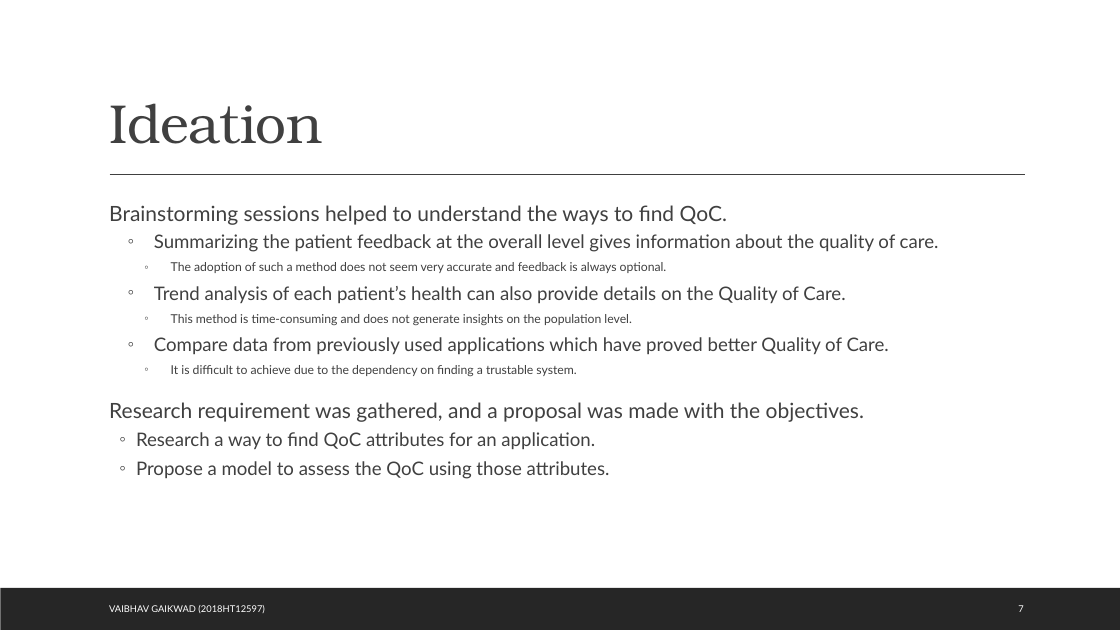
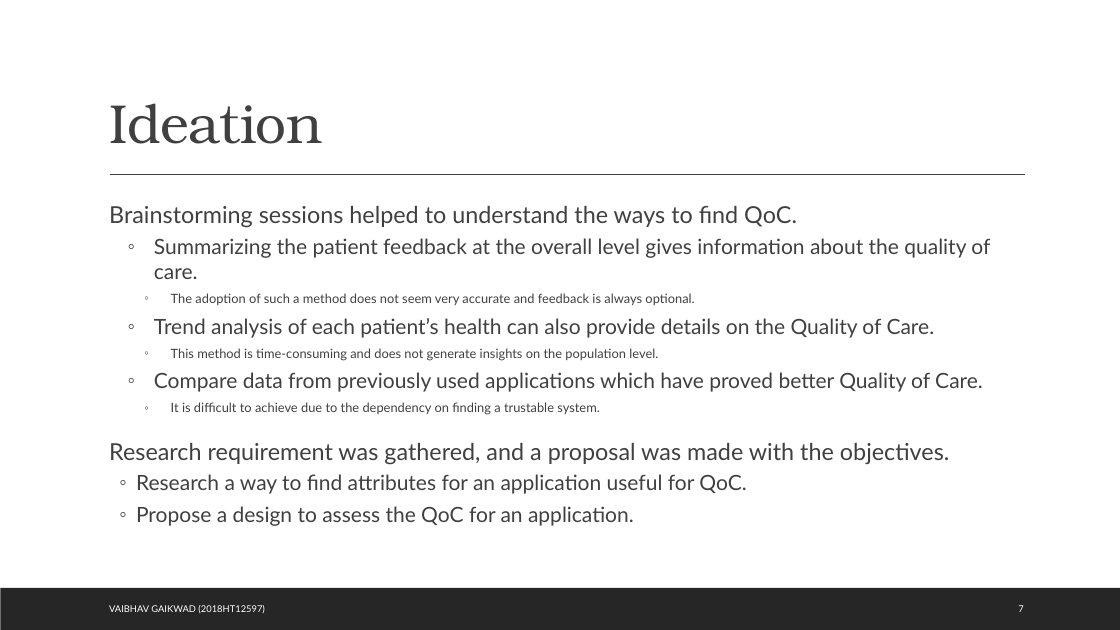
Before and after one commit to 767267/bits2018ht12597, a slide deck: slide 7 of docs/Quality of Care.pptx. Drawn at 1120x630 pixels with LibreOffice and Linux fonts; fonts in the diff are those of the drawing. Boxes give left, top, right and bottom in pixels: in the first picture for what was removed or moved away, otherwise in the second. Text is boxed around its words. In the diff, an @@ line names an element or a change of style, - is before the commit and + after.

```diff
--- a/docs/Quality of Care.pptx
+++ b/docs/Quality of Care.pptx
@@ text at <box>109,206,990,465</box>: size 18 to 20 pt in "Brainstorming sessions helped to understand the ways ...", "Research requirement was gathered, and a proposal ..."; size 16 to 18 pt in "Summarizing the patient feedback at the overall ...", "Trend analysis of each patient’s health can ...", "Compare data from previously used applications which ..."; size 10.5 to 11 pt in "The adoption of such a method does ...", "This method is time-consuming and does not ...", "It is difficult to achieve due to ..." @@
@@ text at <box>136,474,746,526</box>: text changed; size 16 to 18 pt @@
-  ◦ Research a way to find QoC attributes for an application.
-  ◦ Propose a model to assess the QoC using those attributes.
+  ◦ Research a way to find attributes for an application useful for QoC.
+  ◦ Propose a design to assess the QoC for an application.
```
Also in this commit, not shown: 12 other slides changed, 3 other files.
